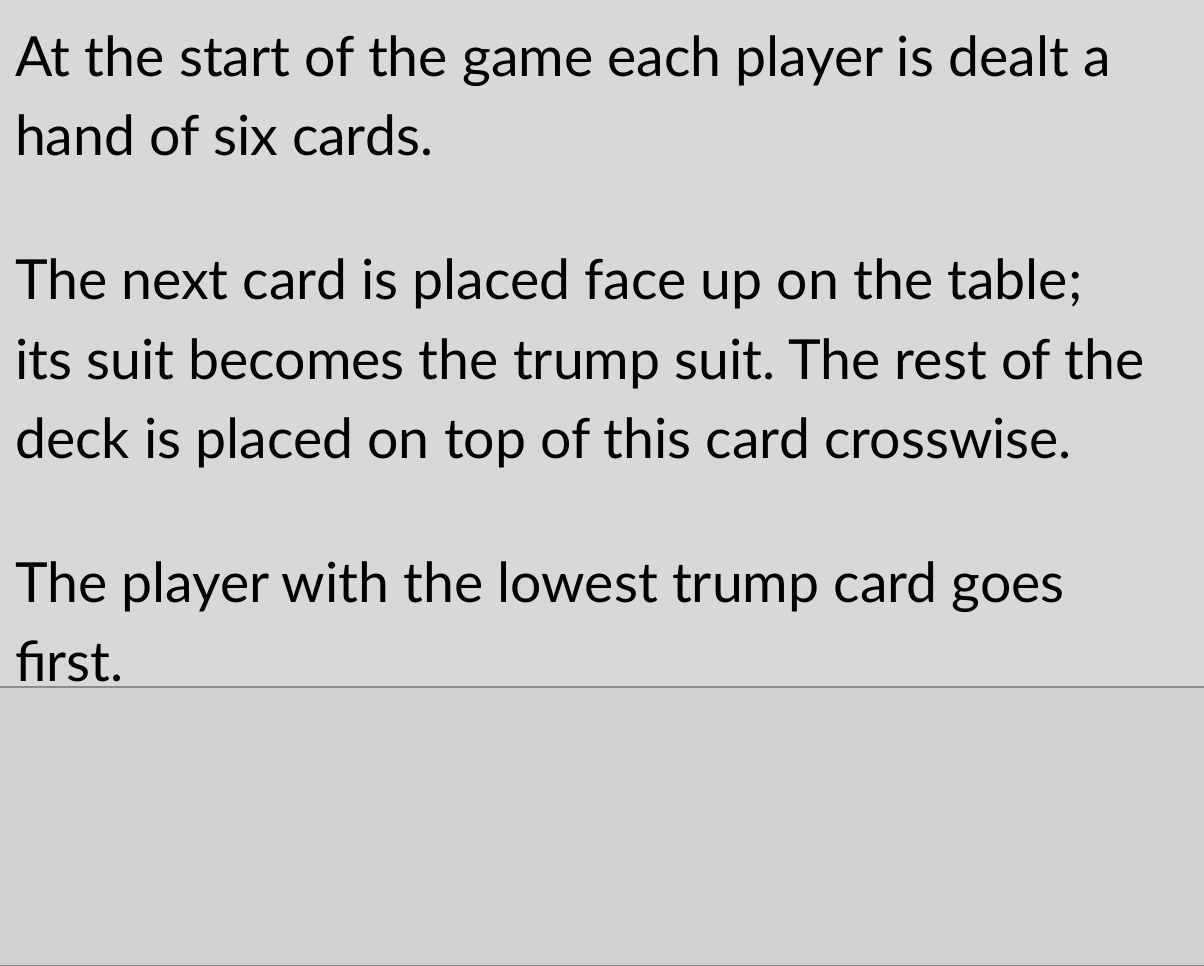
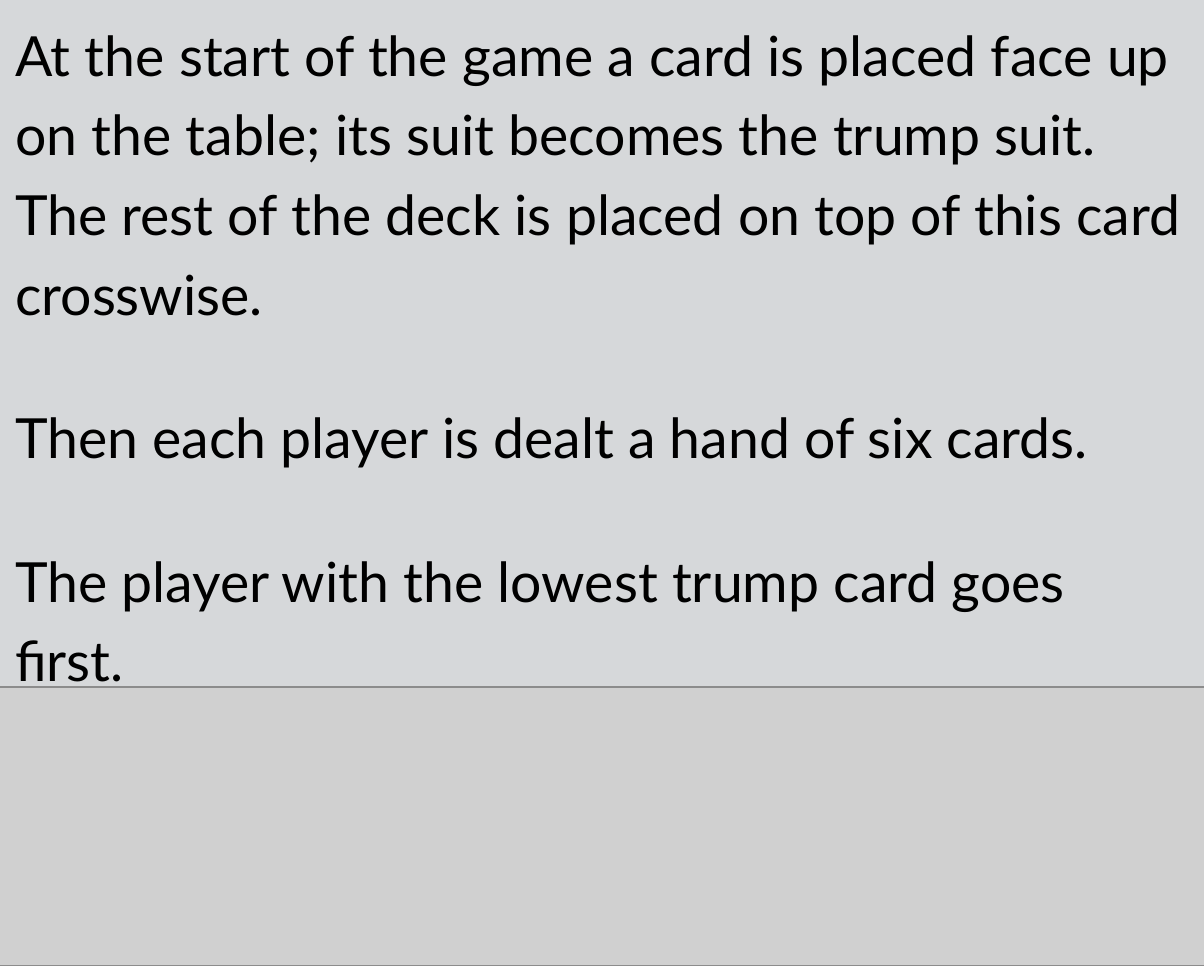
Before and after one commit to superstarlancer/cardgame-phaser, a slide deck: slide 2 of devassets/rules.pptx. Drawn at 1204x966 pixels with LibreOffice and Linux fonts; fonts in the diff are those of the drawing; grey boxes stand for pictures. Boxes give left, top, right and bottom in pixels: in the first picture for what was removed or moved away, otherwise in the second. Text is boxed around its words. In the diff, an @@ line names an element or a change of style, - is before the commit and + after.

```diff
--- a/devassets/rules.pptx
+++ b/devassets/rules.pptx
@@ text at bbox=[15, 35, 1180, 468]: text changed @@
-At the start of the game each player is dealt a hand of six cards.
-The next card is placed face up on the table;
-its suit becomes the trump suit. The rest of the deck is placed on top of this card crosswise.
+At the start of the game a card is placed face up on the table; its suit becomes the trump suit. The rest of the deck is placed on top of this card crosswise.
+Then each player is dealt a hand of six cards.
```
Also in this commit, not shown: 1 other file.
